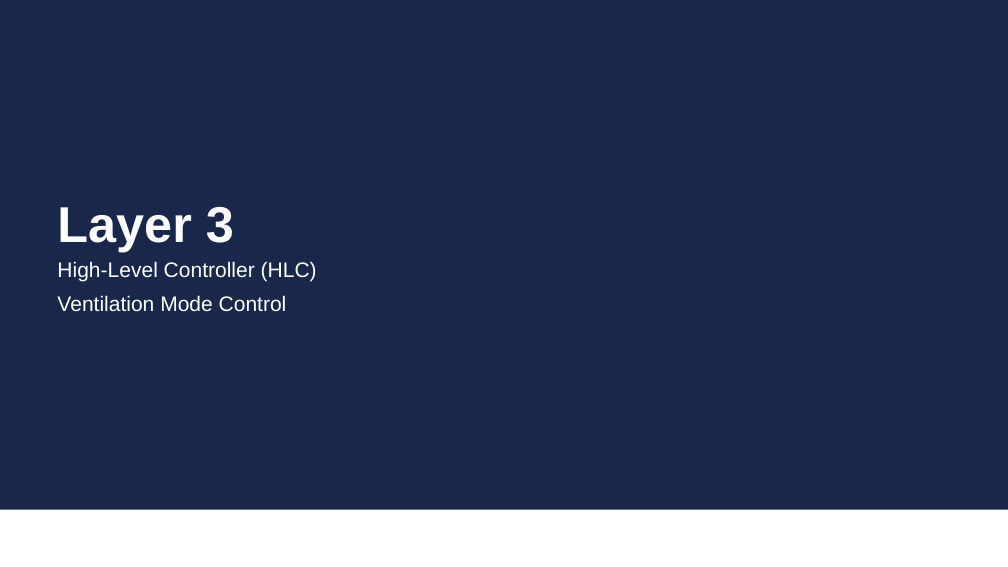
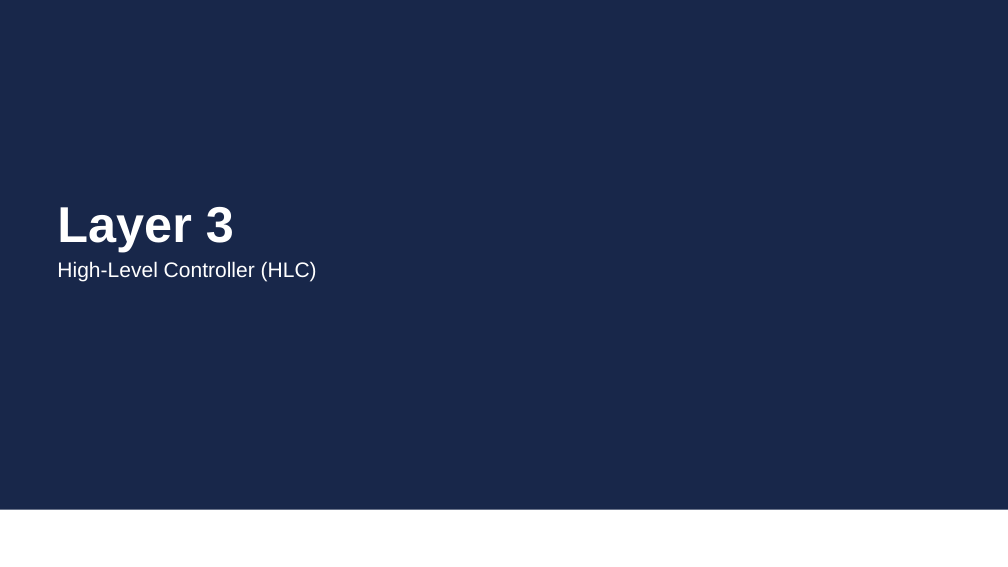
Before and after one commit to Teknosofen/ParallelMixer, a slide deck: slide 14 of documentation/presentation/Ventilator_Control_Architecture.pptx (slide 10 before the commit). Drawn at 1008x567 pixels with LibreOffice and Linux fonts; fonts in the diff are those of the drawing; background and template pictures are left out. Boxes give left, top, right and bottom in pixels: in the first picture for what was removed or moved away, otherwise in the second. Text is boxed around its words. In the diff, an @@ line names an element or a change of style, - is before the commit and + after.

```diff
--- a/documentation/presentation/Ventilator_Control_Architecture.pptx
+++ b/documentation/presentation/Ventilator_Control_Architecture.pptx
@@ text at bbox=[57, 295, 287, 312]: paragraph removed @@
-Ventilation Mode Control
```
Also in this commit, not shown: 8 other slides changed, 12 slides added, 4 slides removed, 10 other files.
